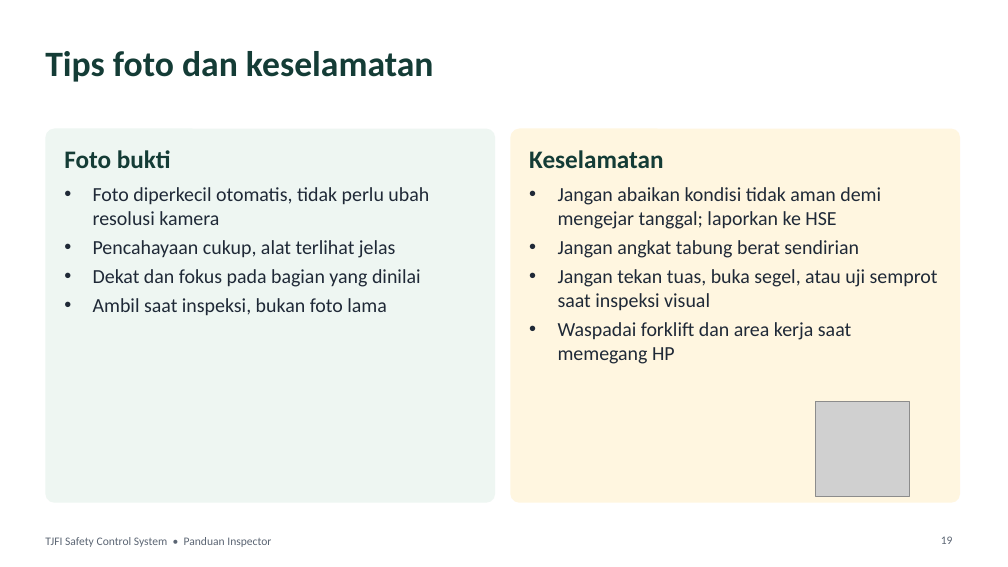
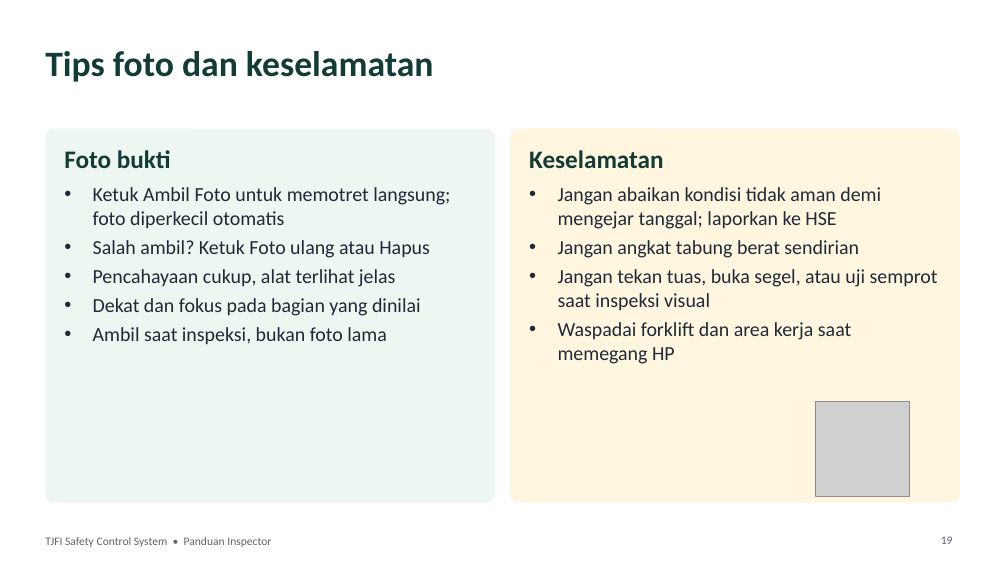
Before and after one commit to tjforge-hse/tjforge-hse.github.io, a slide deck: slide 19 of panduan-inspector.pptx. Drawn at 1008x567 pixels with LibreOffice and Linux fonts; fonts in the diff are those of the drawing; grey boxes stand for pictures. Boxes give left, top, right and bottom in pixels: in the first picture for what was removed or moved away, otherwise in the second. Text is boxed around its words. In the diff, an @@ line names an element or a change of style, - is before the commit and + after.

```diff
--- a/panduan-inspector.pptx
+++ b/panduan-inspector.pptx
@@ text at [93,187,450,258]: text changed @@
-• Foto diperkecil otomatis, tidak perlu ubah resolusi kamera
+• Ketuk Ambil Foto untuk memotret langsung; foto diperkecil otomatis
+• Salah ambil? Ketuk Foto ulang atau Hapus
```
Also in this commit, not shown: 4 other slides changed, 1 other file.
